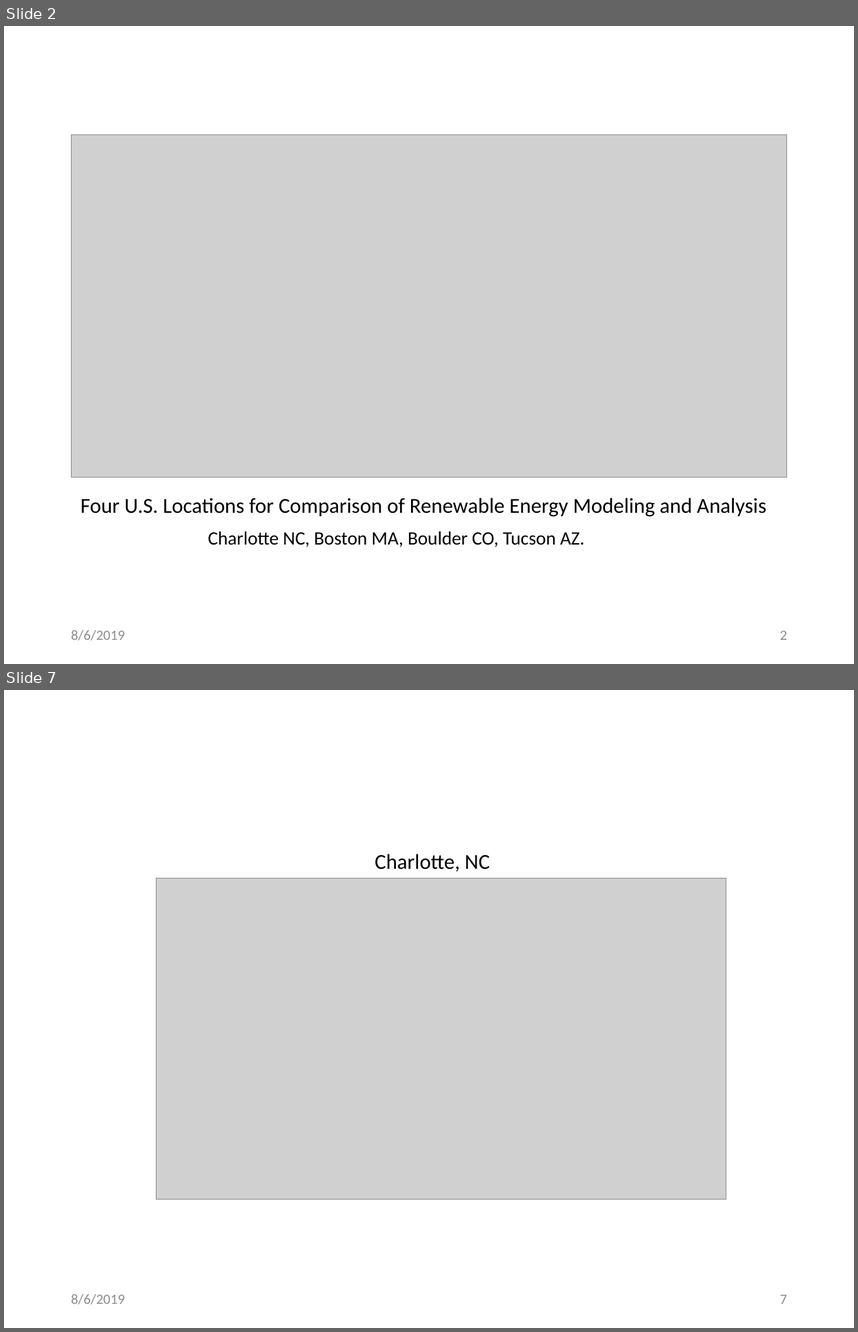
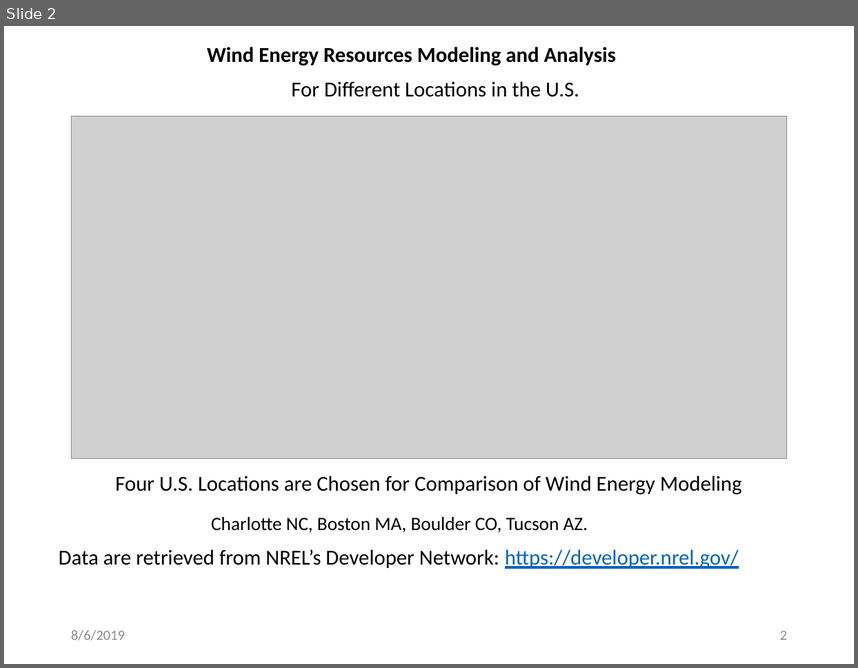
Before and after one commit to mhdella/Renewable-Energy-Analytics, a slide deck: wind_solar_time_series_analysis/Wind_Energy_Modeling_Analysis.pptx. Shown one above the other, each under a label of ours: slides 2 and 7 before the commit, slide 2 after it; the slides between them are not shown. The pictures are 858x1332 and 858x668 pixels, drawn with LibreOffice and Linux fonts; fonts in the diff are those of the drawing; grey boxes stand for pictures. Boxes give left, top, right and bottom in pixels: in the first picture for what was removed or moved away, otherwise in the second. Text is boxed around its words. In the diff, an @@ line names an element or a change of style, - is before the commit and + after.

Commit message:
wind_solar_modeling
This folder include codes, presentations and other files

```diff
--- a/wind_solar_time_series_analysis/Wind_Energy_Modeling_Analysis.pptx
+++ b/wind_solar_time_series_analysis/Wind_Energy_Modeling_Analysis.pptx
@@ slide 7 removed at <box>4,690,854,1328</box>, background #FFFFFF @@
@@ text removed at <box>375,854,490,871</box> @@
-Charlotte, NC
@@ picture removed at <box>156,878,726,1199</box> @@
@@ text removed at <box>71,1294,125,1304</box> @@
-8/6/2019
@@ page number removed at <box>780,1294,787,1303</box> @@
-7
@@ slide 2 changed as well @@
@@ text added at <box>207,47,616,66</box>, 18 pt, text #000000, bold @@
+Wind Energy Resources Modeling and Analysis
@@ text added at <box>291,81,579,97</box>, 18 pt, text #000000 @@
+For Different Locations in the U.S.
@@ picture: place and size @@
-picture at <box>71,135,787,477</box>
+picture at <box>71,116,787,459</box>
@@ text at <box>115,475,742,495</box>: text changed @@
-Four U.S. Locations for Comparison of Renewable Energy Modeling and Analysis
+Four U.S. Locations are Chosen for Comparison of Wind Energy Modeling
@@ text "Charlotte NC, Boston MA, Boulder ...": place and size @@
-text "Charlotte NC, Boston MA, Boulder ..." at <box>208,531,585,547</box>
+text "Charlotte NC, Boston MA, Boulder ..." at <box>211,517,588,532</box>
@@ text added at <box>59,549,739,568</box>, 18 pt, text #000000 @@
+Data are retrieved from NREL’s Developer Network: https://developer.nrel.gov/
```
Also in this commit, not shown: 6 other slides changed, 4 slides added, 38 other slides removed, 29 other files.
